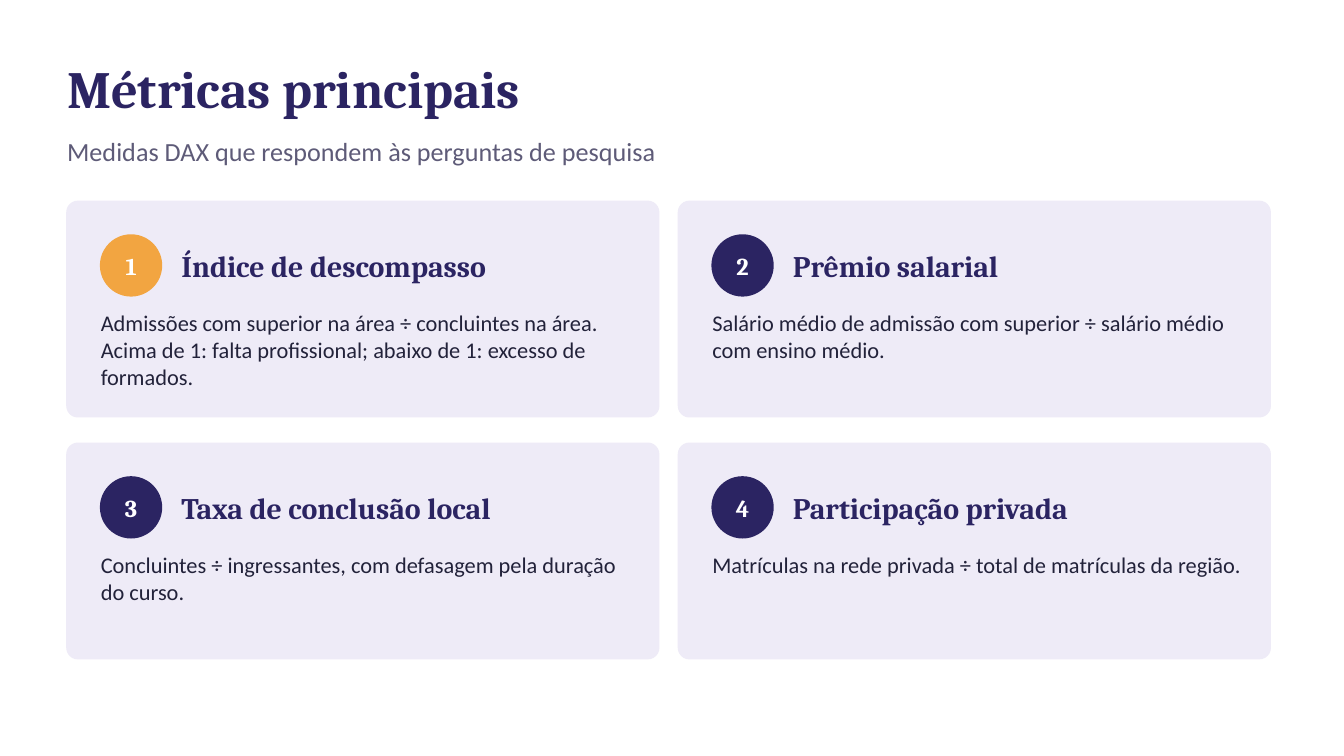
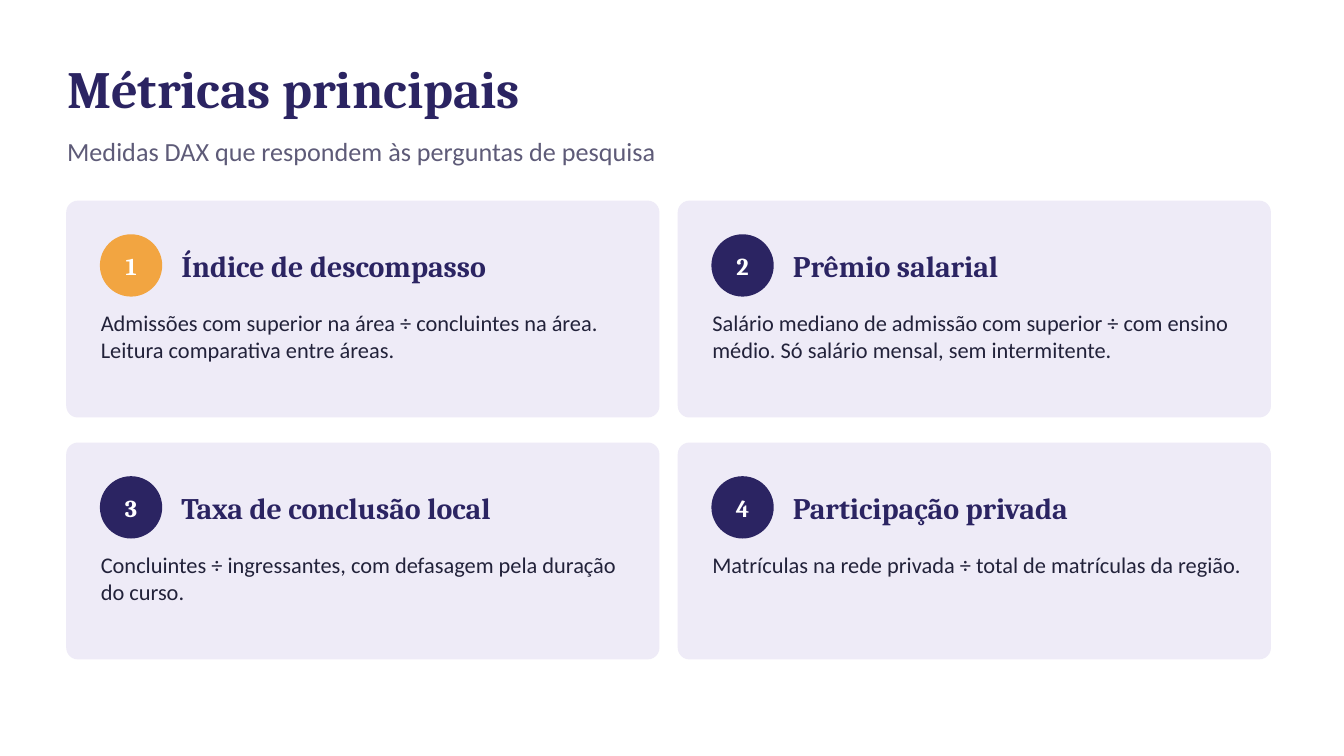
Before and after one commit to guilherme-ndo/projetointegrador-ii, a slide deck: slide 8 of docs/apresentacao_pi2.pptx. Drawn at 1344x756 pixels with LibreOffice and Linux fonts; fonts in the diff are those of the drawing. Boxes give left, top, right and bottom in pixels: in the first picture for what was removed or moved away, otherwise in the second. Text is boxed around its words. In the diff, an @@ line names an element or a change of style, - is before the commit and + after.

```diff
--- a/docs/apresentacao_pi2.pptx
+++ b/docs/apresentacao_pi2.pptx
@@ text at (x1=101, y1=315, x2=598, y2=362): text changed @@
-Admissões com superior na área ÷ concluintes na área. Acima de 1: falta profissional; abaixo de 1: excesso de formados.
+Admissões com superior na área ÷ concluintes na área. Leitura comparativa entre áreas.
@@ text at (x1=712, y1=315, x2=1228, y2=361): text changed @@
-Salário médio de admissão com superior ÷ salário médio com ensino médio.
+Salário mediano de admissão com superior ÷ com ensino médio. Só salário mensal, sem intermitente.
```
Also in this commit, not shown: 2 other slides changed, 2 slides added, 6 other files.
